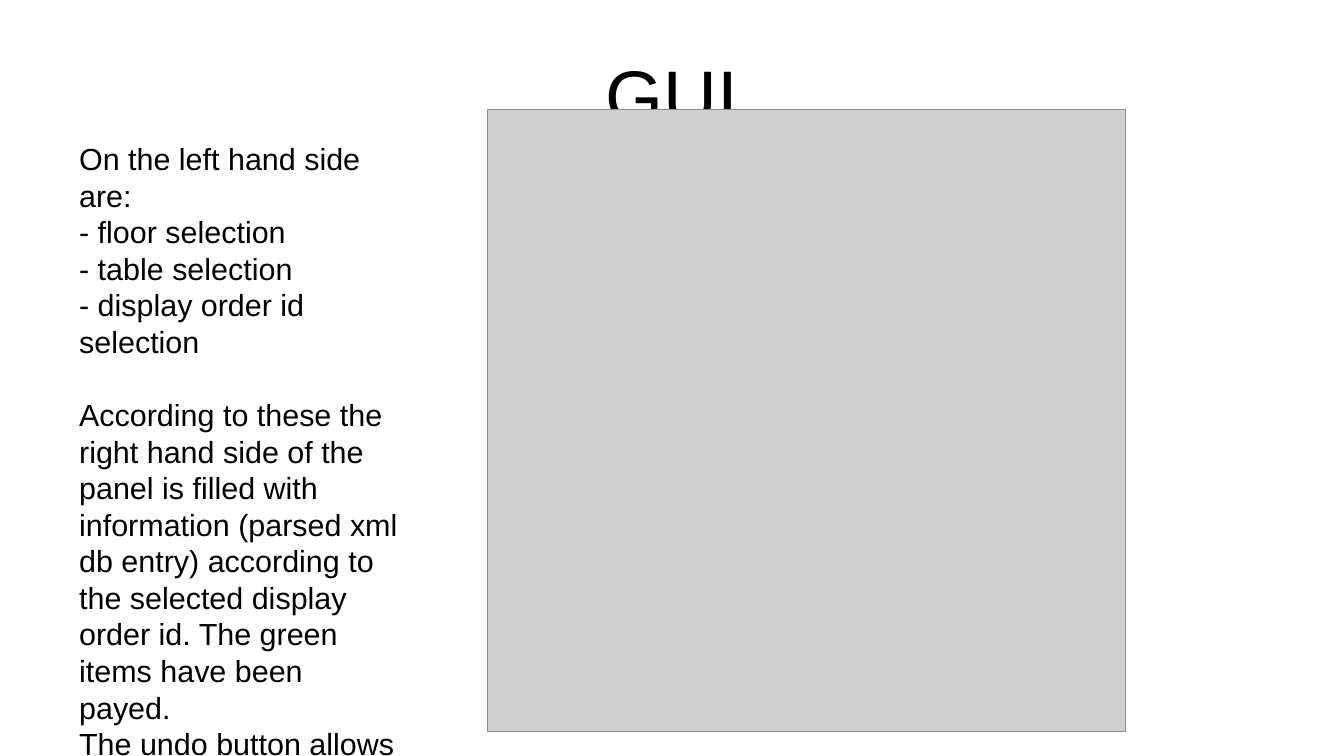
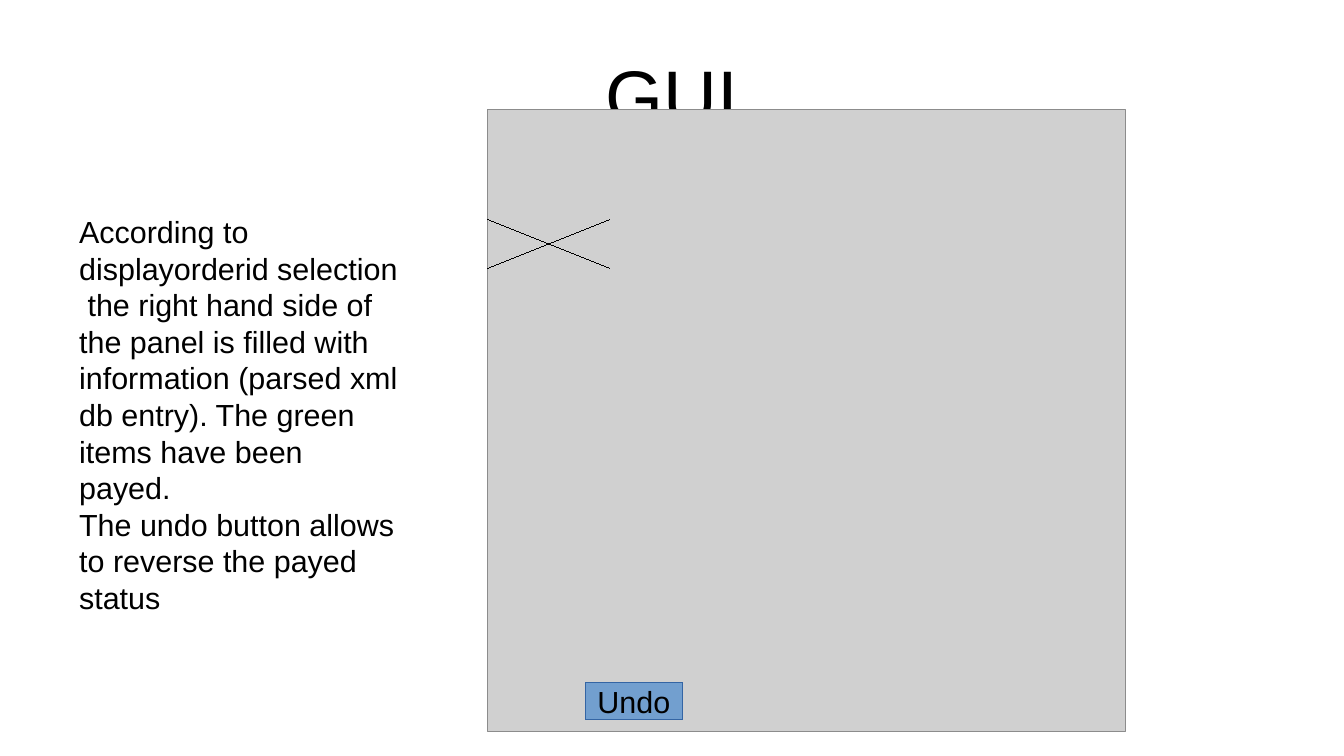
Before and after one commit to GregorGT/GastroManager, a slide deck: slide 4 of Documentation/desktop_android_payments.odp (slide 3 before the commit). Drawn at 1344x756 pixels with LibreOffice and Linux fonts; fonts in the diff are those of the drawing; grey boxes stand for pictures. Boxes give left, top, right and bottom in pixels: in the first picture for what was removed or moved away, otherwise in the second. Text is boxed around its words. In the diff, an @@ line names an element or a change of style, - is before the commit and + after.

```diff
--- a/Documentation/desktop_android_payments.odp
+++ b/Documentation/desktop_android_payments.odp
@@ text at <box>79,221,397,505</box>: text changed @@
-On the left hand side
-are:
-- floor selection
-- table selection
-- display order id selection
-According to these the right hand side of the panel is filled with information (parsed xml db entry) according to the selected display order id. The green items have been payed.
+According to displayorderid selection the right hand side of the panel is filled with information (parsed xml db entry). The green items have been payed.
@@ line added from (488, 220) to (610, 268), #000000 0 pt @@
@@ line added from (488, 268) to (610, 220), #000000 0 pt @@
@@ rectangle added at <box>585,683,683,720</box>, fill #729FCF, outline #3465A4 0 pt, 18 pt, text #000000 @@
+Undo
```
Also in this commit, not shown: 1 other slide changed, 1 slide added.
